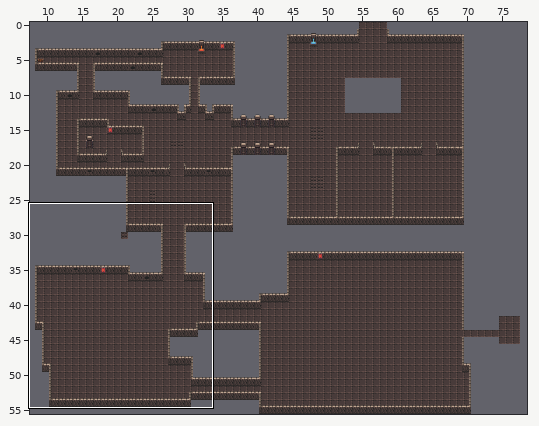
Tiled map (JSON) -- res/level/demon_ruin.json. Above: a wide view before the commit, with the close-up outlined.
Close-up. As it was:
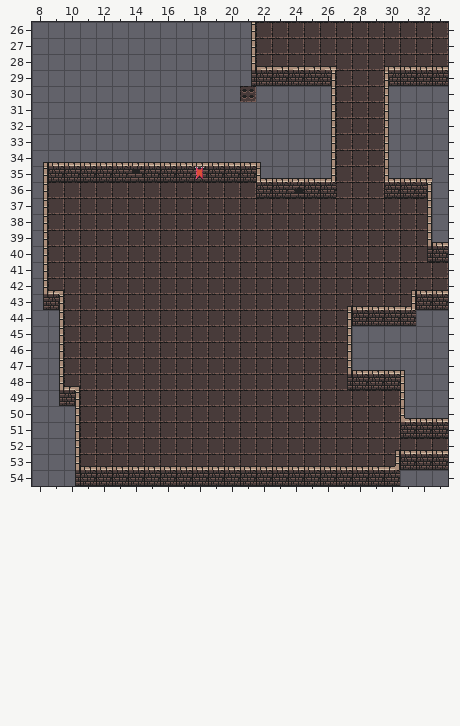
Cells are 16x16 px. Shown: x 8..33, y 26..54. The commit also changed other parts of the map, which this record leaves out.
Now the later version:
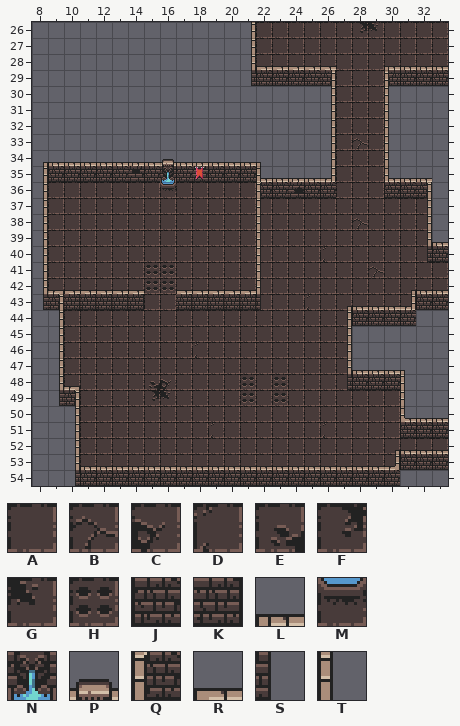
Key: from "titleset": A 0, B 1, C 3, D 4, E 5, F 6, G 7, H 9, J 21, K 22, L 25, M 28, N 34, P 40, Q 47, R 49, S 55, T 57.
_ is an empty cell, . an unchanged one.
Edits made:
--- layer "floor"
@@ x 28..29 @@
-26 AA
+26 FG
@@ x 21..21 @@
-30 H
+30 _
@@ x 28..28 @@
-33 A
+33 B
@@ x 16..16 @@
-36 A
+36 M
@@ x 28..28 @@
-38 A
+38 B
@@ x 15..29 @@
-40 ...........A...
-41 AA............A
-42 AA.............
-43 ..........A....
+40 ...........D...
+41 HH............B
+42 HH.............
+43 ..........D....
@@ x 18..18 @@
-46 A
+46 D
@@ x 15..23 @@
-48 AA....A.A
-49 AA....A.A
+48 EC....H.H
+49 FG....H.H
@@ x 19..26 @@
-51 A......A
+51 D......D
--- layer "wall"
@@ x 10..22 @@
-34 ......L......
-35 ......J......
-36 ............J
-37 ............_
-38 ............_
-39 ............_
-40 ............_
-41 ............_
-42 _____..______
-43 _____..______
+34 ......P......
+35 ......N......
+36 ............Q
+37 ............T
+38 ............T
+39 ............T
+40 ............T
+41 ............T
+42 RRRRR..RRRRRT
+43 KKKKK..KKKKKS
